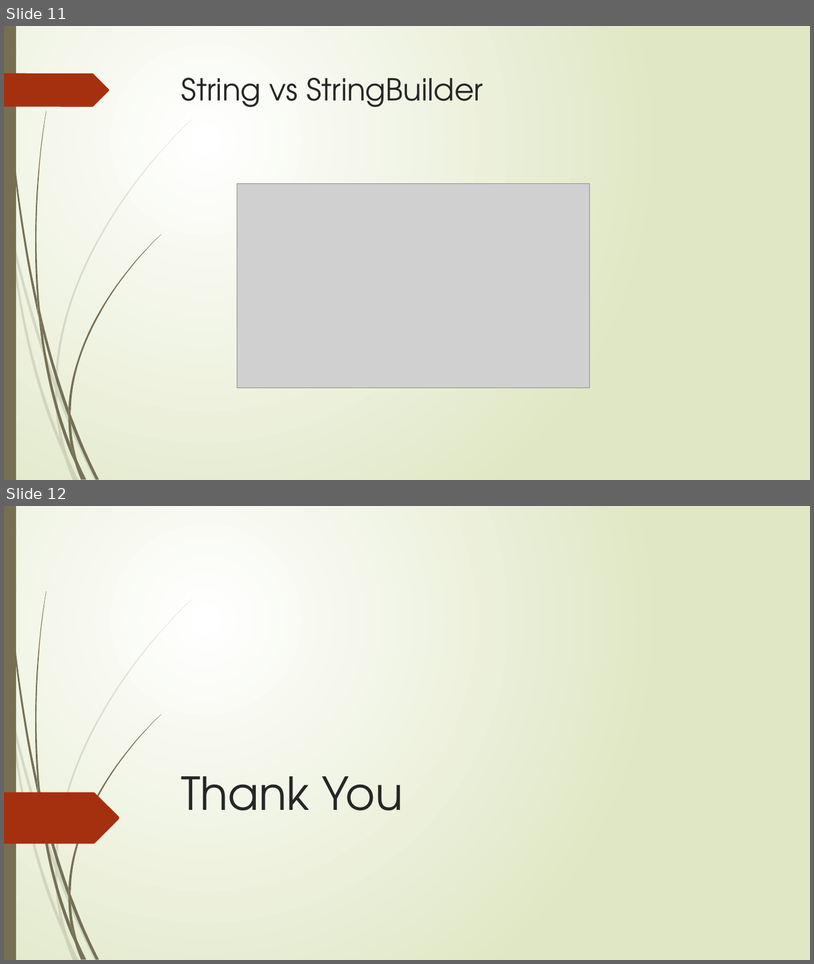
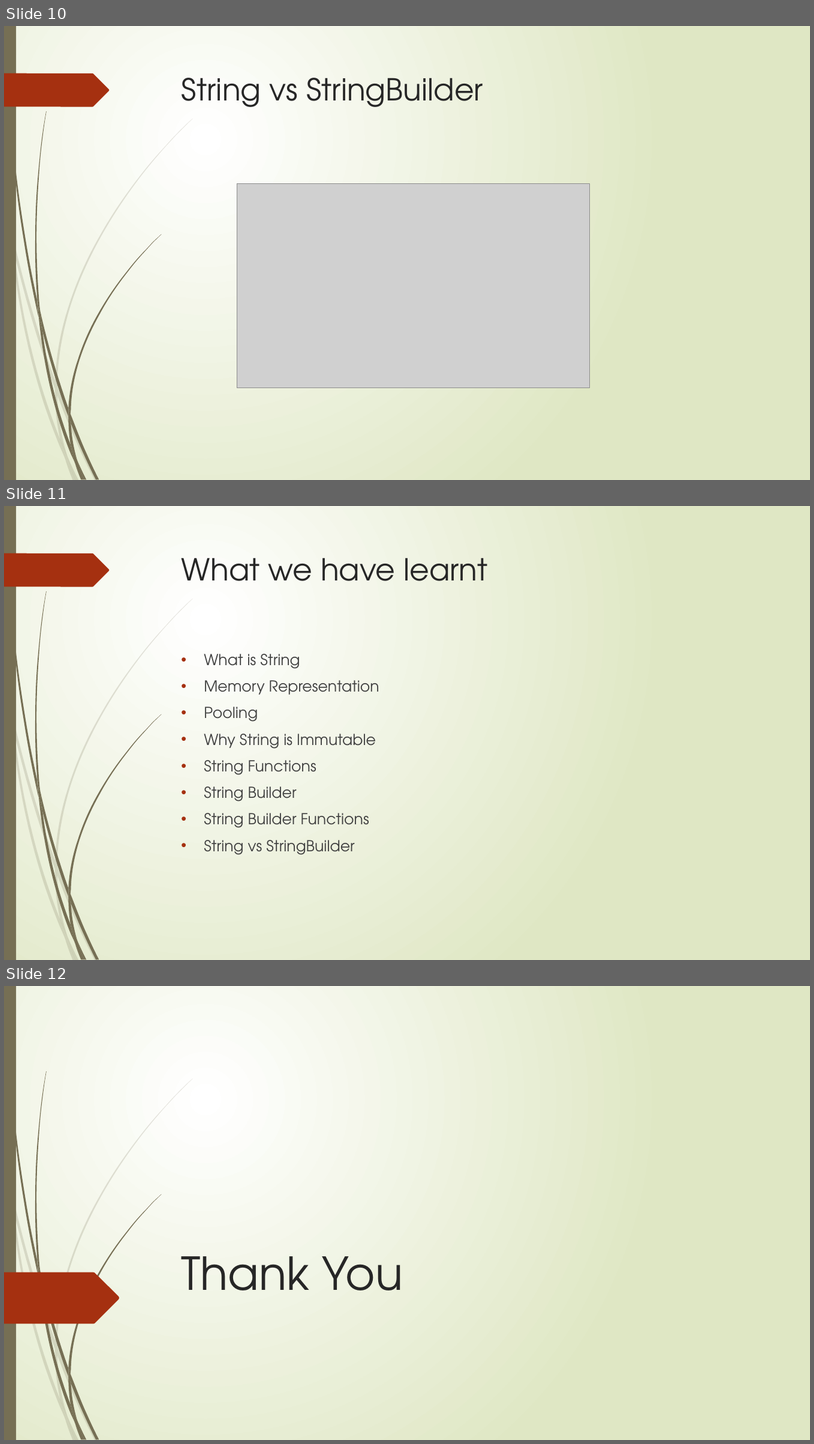
Before and after one commit to chandradeepk1617/ppt, a slide deck: New Microsoft PowerPoint Presentation (2).pptx. Shown one above the other, each under a label of ours: slides 11 and 12 before the commit, slides 10, 11 and 12 after it. The pictures are 814x964 and 814x1444 pixels, drawn with LibreOffice and Linux fonts; fonts in the diff are those of the drawing; grey boxes stand for pictures. Boxes give left, top, right and bottom in pixels: in the first picture for what was removed or moved away, otherwise in the second. Text is boxed around its words. In the diff, an @@ line names an element or a change of style, - is before the commit and + after.

```diff
--- a/New Microsoft PowerPoint Presentation (2).pptx
+++ b/New Microsoft PowerPoint Presentation (2).pptx
@@ slide 11 added at [4, 506, 810, 960], background gradient #FFFFFF to #DFE8C4; not listed: 24 template elements that a slide beside it also shows @@
@@ title added at [182, 558, 488, 581], 36 pt, text #262626 @@
+What we have learnt
@@ text added at [204, 654, 380, 855], 18 pt, text #404040 @@
+• What is String
+• Memory Representation
+• Pooling
+• Why String is Immutable
+• String Functions
+• String Builder
+• String Builder Functions
+• String vs StringBuilder
@@ what was slide 11 is now slide 10 @@
```
Also in this commit, not shown: 2 slides changed, 1 other slide added, 2 slides removed.
